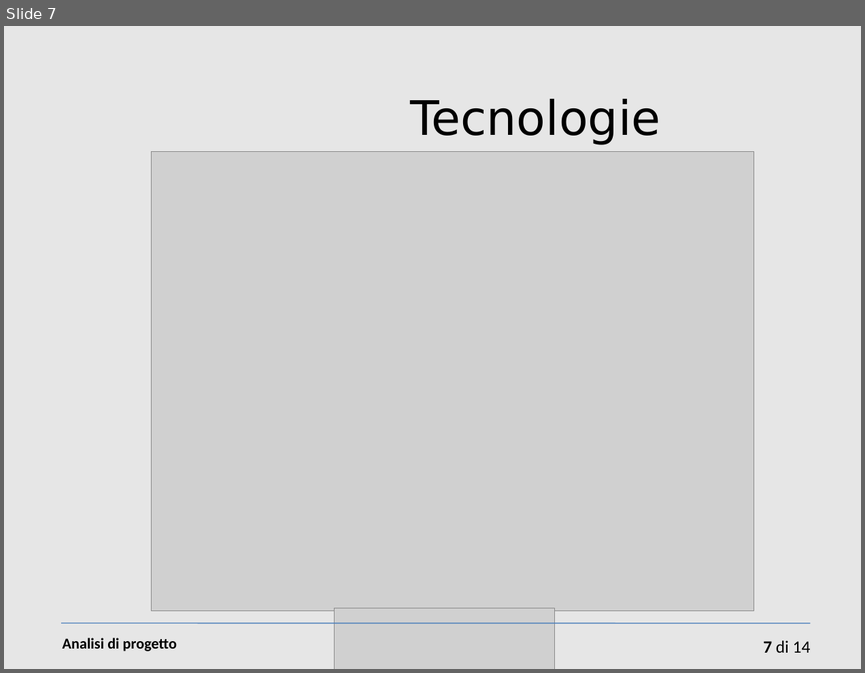
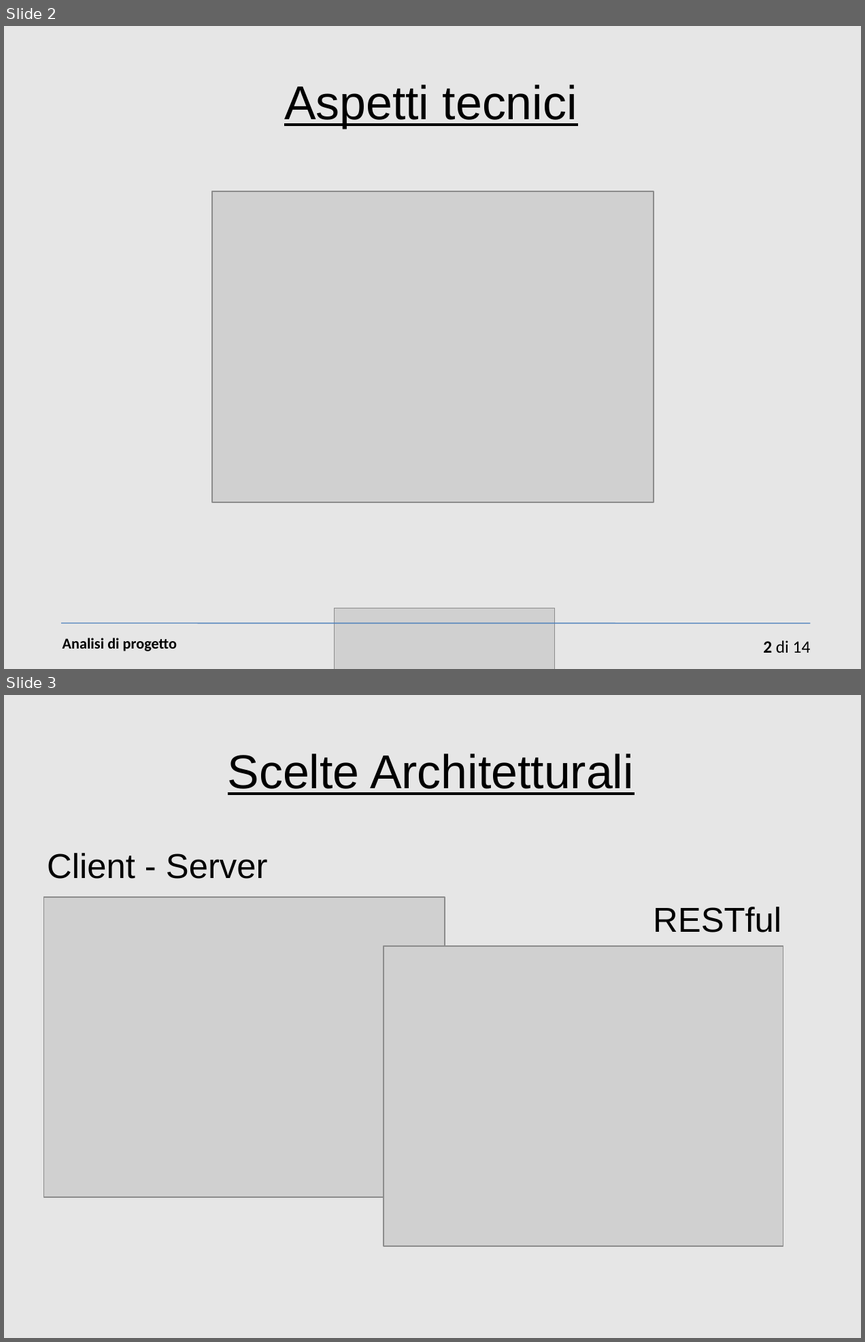
Before and after one commit to sevenfold-IS2011/woty_SGP, a slide deck: 2 dettagli tecnici/Presentazione-cap2.ppt. Shown one above the other, each under a label of ours: slide 7 before the commit, slides 2 and 3 after it. The pictures are 865x673 and 865x1342 pixels, drawn with LibreOffice and Linux fonts; fonts in the diff are those of the drawing; grey boxes stand for pictures. Boxes give left, top, right and bottom in pixels: in the first picture for what was removed or moved away, otherwise in the second. Text is boxed around its words. In the diff, an @@ line names an element or a change of style, - is before the commit and + after.

```diff
--- a/2 dettagli tecnici/Presentazione-cap2.ppt
+++ b/2 dettagli tecnici/Presentazione-cap2.ppt
@@ slide 3 added at (x1=4, y1=695, x2=861, y2=1338), background #E6E6E6 @@
@@ title added at (x1=228, y1=753, x2=634, y2=795), 44 pt, text #000000, underline @@
+Scelte Architetturali
@@ text added at (x1=47, y1=853, x2=268, y2=879), 32 pt, text #000000 @@
+Client - Server
@@ picture added at (x1=44, y1=897, x2=445, y2=1198) @@
@@ text added at (x1=653, y1=906, x2=781, y2=932), 32 pt, text #000000 @@
+RESTful
@@ picture added at (x1=383, y1=946, x2=783, y2=1246) @@
@@ what was slide 7 is now slide 2 @@
@@ slide 2 changed as well @@
@@ title added at (x1=284, y1=84, x2=577, y2=129), 44 pt, text #000000, underline @@
+Aspetti tecnici
@@ text removed at (x1=411, y1=99, x2=661, y2=145) @@
-Tecnologie
@@ picture resized from (x1=152, y1=151, x2=754, y2=610) to (x1=212, y1=192, x2=654, y2=503) @@
@@ page number at (x1=763, y1=640, x2=810, y2=652): text changed @@
-7 di 14
+2 di 14
```
Also in this commit, not shown: 1 other slide changed, 6 other slides added, 12 slides removed, 1 other file.
